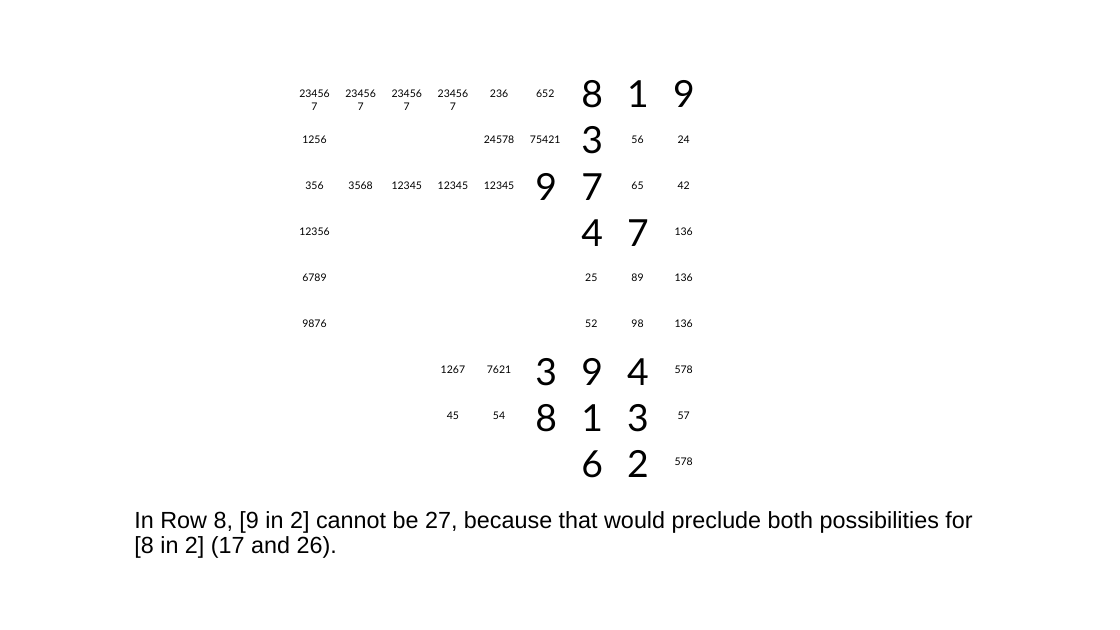
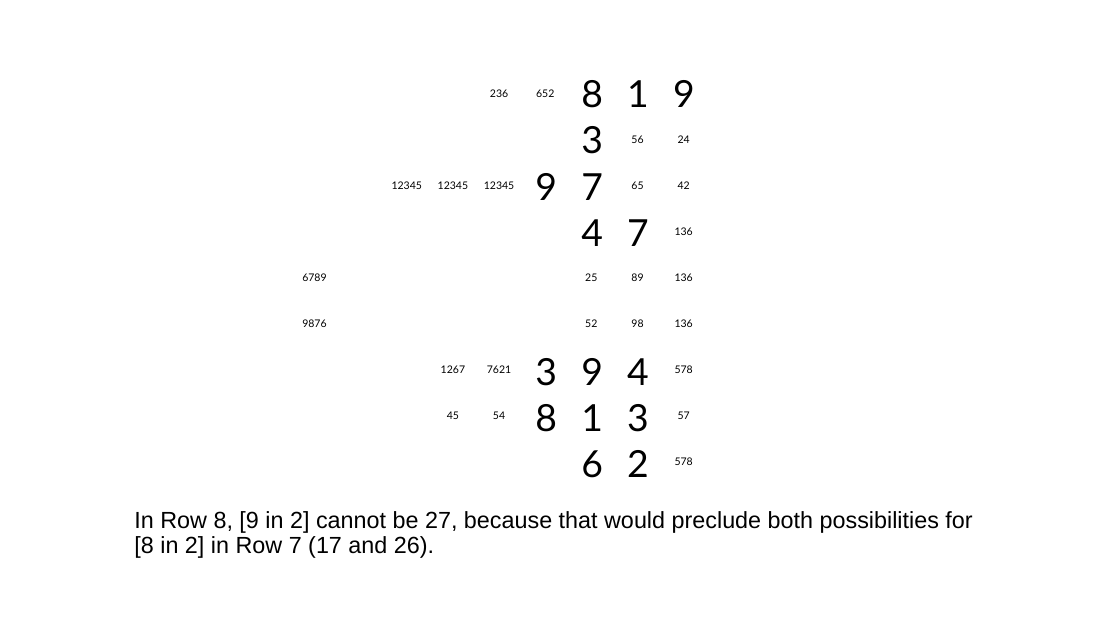
Before and after one commit to jhardis/WSJ_Number_Puzzles, a slide deck: slide 21 of 20260516_1.pptx (slide 23 before the commit). Drawn at 1120x630 pixels with LibreOffice and Linux fonts; fonts in the diff are those of the drawing; background and template pictures are left out. Boxes give left, top, right and bottom in pixels: in the first picture for what was removed or moved away, otherwise in the second. Text is boxed around its words. In the diff, an @@ line names an element or a change of style, - is before the commit and + after.

```diff
--- a/20260516_1.pptx
+++ b/20260516_1.pptx
@@ text removed at <box>288,83,340,104</box> @@
-234567
@@ text removed at <box>334,83,386,104</box> @@
-234567
@@ text removed at <box>381,83,433,104</box> @@
-234567
@@ text removed at <box>427,83,479,104</box> @@
-234567
@@ text removed at <box>302,135,326,143</box> @@
-1256
@@ text removed at <box>484,135,514,143</box> @@
-24578
@@ text removed at <box>530,135,560,143</box> @@
-75421
@@ text removed at <box>305,181,323,189</box> @@
-356
@@ text removed at <box>348,181,372,189</box> @@
-3568
@@ text removed at <box>299,227,329,235</box> @@
-12356
@@ text at <box>134,511,972,558</box>: text changed @@
-In Row 8, [9 in 2] cannot be 27, because that would preclude both possibilities for [8 in 2] (17 and 26).
+In Row 8, [9 in 2] cannot be 27, because that would preclude both possibilities for [8 in 2] in Row 7 (17 and 26).
```
Also in this commit, not shown: 34 other slides changed, 1 slide added, 2 slides removed.
